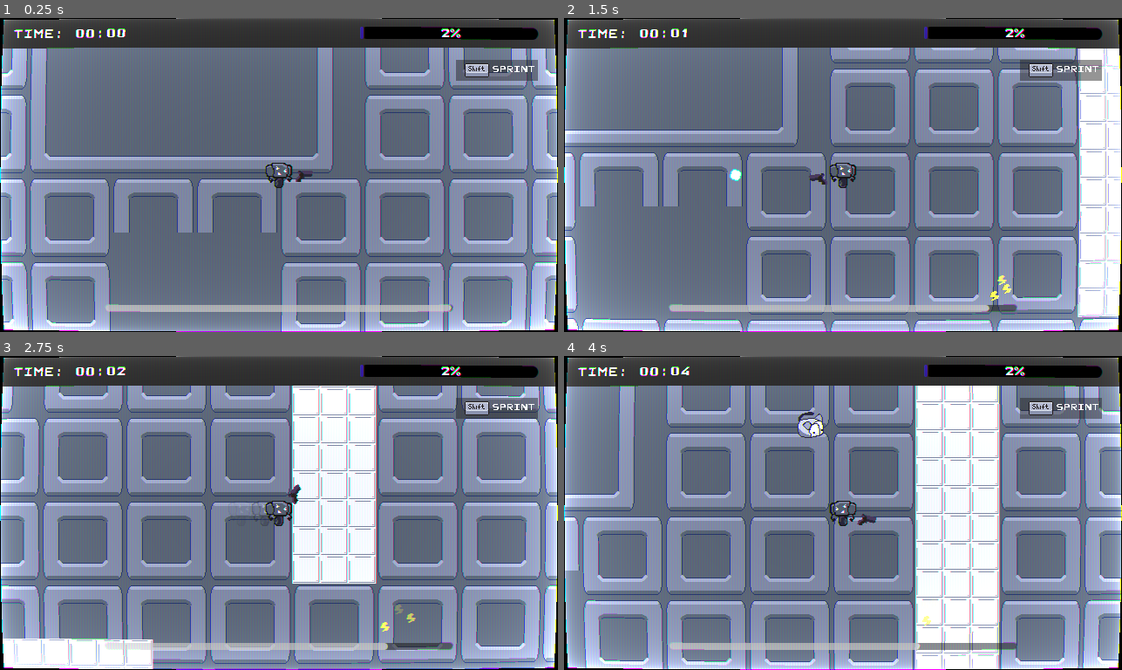
Above: before the commit, frames 1-4 (two rows, left to right).
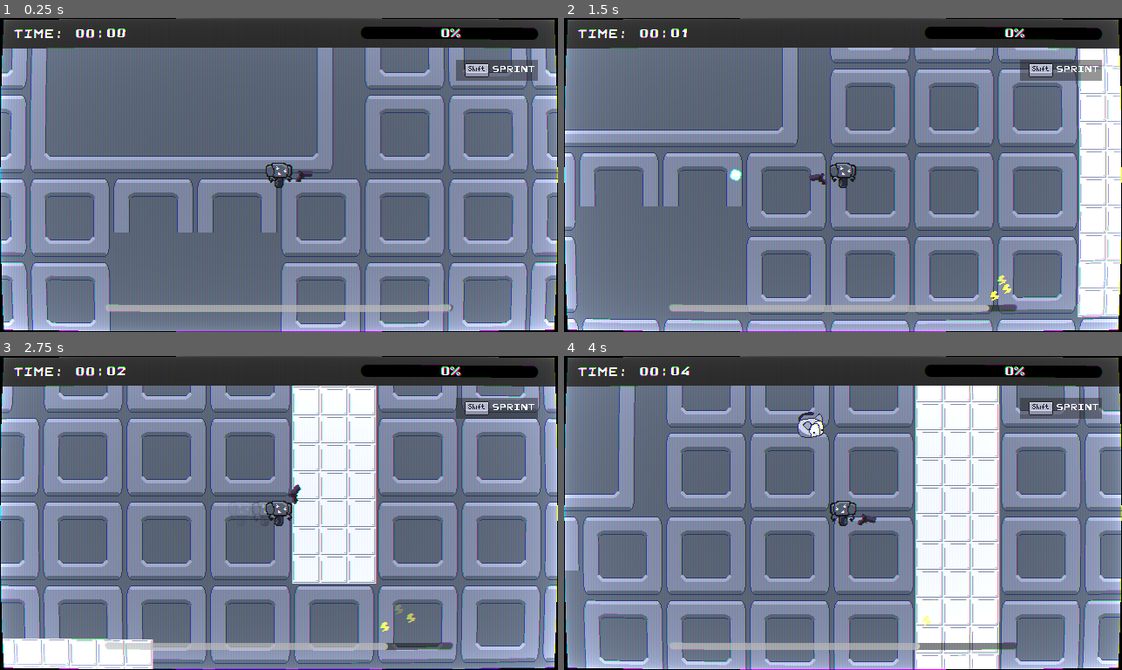
Above: after the commit, the same moments.

Repository: kinghos/GMTK-Game-Jam-2026
Game: Godot game, scene res://scenes/level/level.tscn
Same seed, same stepped clock (60 frames per second), same inputs: the game is played once before the commit and once after it.
Inputs (mouse positions are in pixels of both pictures, inside the frame that each line leads up to):
- Up to frame 1 (0.25 s): no input
- Up to frame 2 (1.5 s): tap Enter at 0.5 s; move the mouse to (965, 159) at 0.52 s; hold D (Right) 0.53-1.28 s; right-click (965, 159) at 0.6 s; move the mouse to (731, 190) at 1.27 s; hold S (Down) from 1.28 s (still down); click (731, 190) at 1.35 s
- Up to frame 3 (2.75 s): move the mouse to (334, 443) at 2.02 s; release S (Down) at 2.03 s; hold D (Right) from 2.03 s (still down); hold Shift (Sprint) from 2.03 s (still down)
- Up to frame 4 (4 s): move the mouse to (815, 575) at 2.77 s; release D (Right) at 2.78 s; release Shift (Sprint) at 2.78 s; hold W (Up) 2.78-3.53 s; right-click (815, 575) at 2.85 s; move the mouse to (1010, 560) at 3.52 s; press the mouse at (1010, 560) at 3.53 s; hold A (Left) from 3.53 s (still down)

The runs differ from the first frame. In frame 1, 5.0% of the frame differs, in the area x 0-100%, y 0-100%; in frame 2, 3.8%; in frame 3, 3.8%; in frame 4, 4.5%.

Commit message:
shader tweaks

Diff:
--- a/scenes/hud/charge_bar.gd
+++ b/scenes/hud/charge_bar.gd
@@ -48,8 +48,9 @@
 	else:
 		reset_red()
 	var smat = Globals.shader_buffer_material
-	smat.set_shader_parameter("noise_amount", remap(low_charge_ratio, 0.0, 0.25, 0.2, 0.03))
+	smat.set_shader_parameter("noise_amount", remap(low_charge_ratio, 0.0, 0.25, 0.2, 0.05))
 	smat.set_shader_parameter("vignette_intensity", remap(low_charge_ratio, 0.0, 0.25, 1.0, 0.4))
+	smat.set_shader_parameter("vignette_amount", remap(low_charge_ratio, 0.0, 0.25, 0.8, 0.6))
 
 func flash_red():
 	if flash_timer > 0.5:
--- a/scenes/hud/game_over.tscn
+++ b/scenes/hud/game_over.tscn
@@ -3,7 +3,7 @@
 [ext_resource type="PackedScene" uid="uid://ced6s87tl4ckg" path="res://scenes/hud/shader_layer.tscn" id="1_btsas"]
 [ext_resource type="Script" uid="uid://cqitimjxngj8e" path="res://scenes/hud/game_over.gd" id="1_jysi0"]
 
-[node name="Control" type="Control" unique_id=2122742289]
+[node name="GameOver" type="Control" unique_id=2122742289]
 layout_mode = 3
 anchors_preset = 15
 anchor_right = 1.0
--- a/scenes/hud/hud.gd
+++ b/scenes/hud/hud.gd
@@ -24,7 +24,10 @@
 		show_powerups.emit()
 		get_tree().paused = true
 	var perc = (Globals.enemy_kill_total - Globals.prev_target) / (Globals.current_kill_target - Globals.prev_target)
-	progress_bar.value = lerpf(progress_bar.value, perc, delta * 15)
+	if perc == 0:
+		progress_bar.value = 0
+	else:
+		progress_bar.value = lerpf(progress_bar.value, perc, delta * 15)
 
 	if blast_recharge.visible:
 		var timer = Globals.player.blast_timer
--- a/scenes/hud/hud.tscn
+++ b/scenes/hud/hud.tscn
@@ -560,9 +560,9 @@
 visible = false
 modulate = Color(1, 1, 1, 0.47843137)
 offset_left = 501.0
-offset_top = 24.0
+offset_top = 61.0
 offset_right = 629.0
-offset_bottom = 120.0
+offset_bottom = 157.0
 texture = ExtResource("15_nsgyl")
 
 [node name="Warning3" type="TextureRect" parent="." unique_id=1432471057]
--- a/scenes/hud/shader_layer.gd
+++ b/scenes/hud/shader_layer.gd
@@ -4,3 +4,4 @@
 
 func _ready() -> void:
 	Globals.shader_buffer_material = $ShaderBuffer.material as ShaderMaterial
+	$Instructions.visible = not get_tree().current_scene.name == "GameOver"
--- a/scenes/hud/shader_layer.tscn
+++ b/scenes/hud/shader_layer.tscn
@@ -9,12 +9,12 @@
 shader_parameter/resolution = Vector2(640, 360)
 shader_parameter/scan_line_amount = 0.0
 shader_parameter/warp_amount = 0.070000003325
-shader_parameter/noise_amount = 0.03
+shader_parameter/noise_amount = 0.030000001425
 shader_parameter/interference_amount = 0.0
 shader_parameter/grille_amount = 0.1
 shader_parameter/grille_size = 1.0
 shader_parameter/vignette_amount = 0.6
-shader_parameter/vignette_intensity = 0.4
+shader_parameter/vignette_intensity = 0.400000019
 shader_parameter/aberation_amount = 0.5
 shader_parameter/roll_line_amount = 0.0
 shader_parameter/roll_speed = 1.0
@@ -33,7 +33,7 @@
 grow_vertical = 2
 mouse_filter = 2
 
-[node name="HBoxContainer" type="ColorRect" parent="." unique_id=536362039]
+[node name="Instructions" type="ColorRect" parent="." unique_id=1075722369]
 z_index = 2
 offset_left = 523.0
 offset_top = 48.0
@@ -41,7 +41,7 @@
 offset_bottom = 72.0
 color = Color(0.13725491, 0.13725491, 0.13725491, 0.48235294)
 
-[node name="TextureRect" type="TextureRect" parent="HBoxContainer" unique_id=971854875]
+[node name="TextureRect" type="TextureRect" parent="Instructions" unique_id=622878917]
 layout_mode = 0
 offset_left = 10.0
 offset_top = -3.0
@@ -51,7 +51,7 @@
 expand_mode = 2
 stretch_mode = 4
 
-[node name="Label" type="Label" parent="HBoxContainer" unique_id=490115266]
+[node name="Label" type="Label" parent="Instructions" unique_id=844556842]
 layout_mode = 0
 offset_left = 41.0
 offset_top = 5.0
